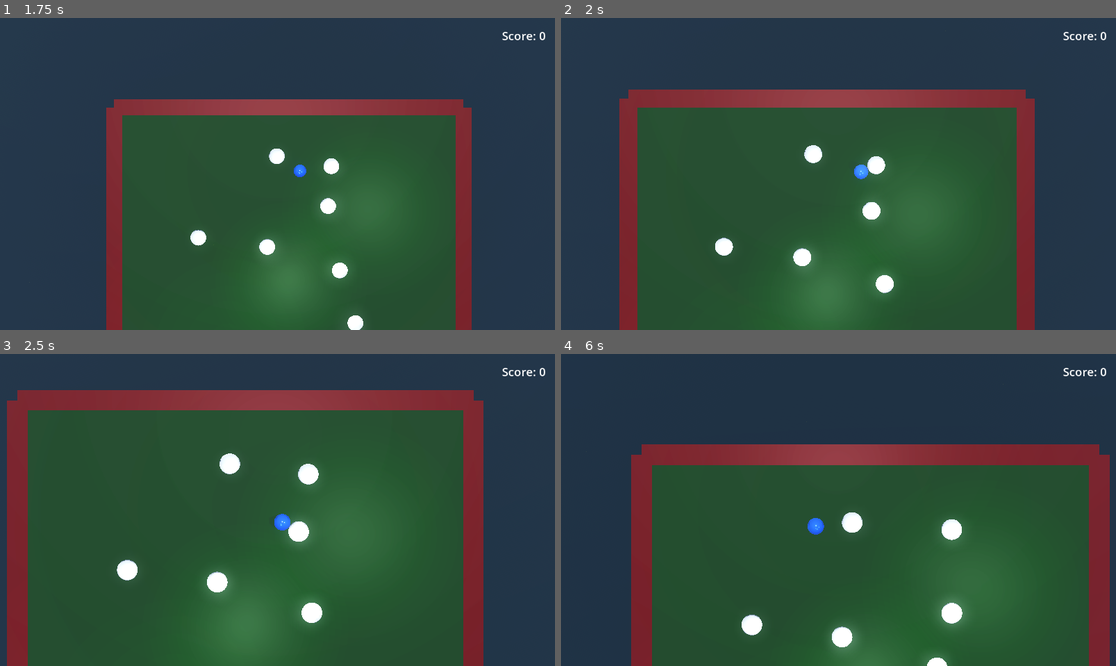
Above: before the commit, frames 1-4 (two rows, left to right).
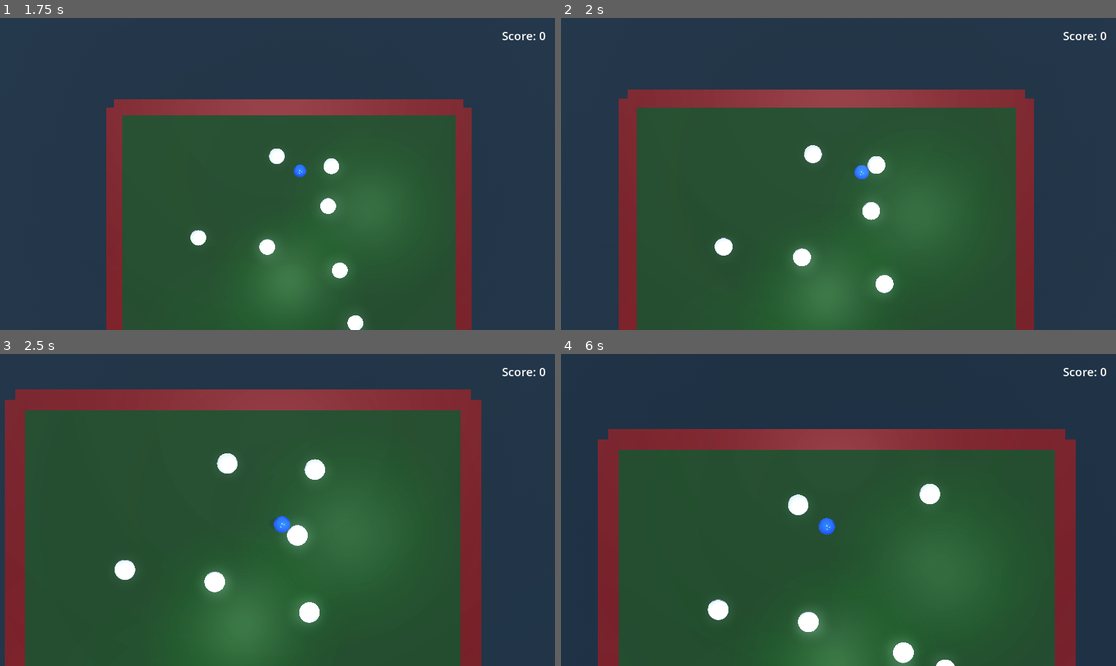
Above: after the commit, the same moments.

Repository: bluehexagons/snakeproject
Game: Godot game, scene res://scenes/main_menu.tscn
Two runs of this game, one before a commit and one after it. Both use one fixed random seed, a clock stepped at 60 frames per second and the inputs below.
Inputs:
- Up to frame 1 (1.75 s): click "New Game" at 0.5 s; hold D (move_right) from 1.28 s (still down)
- Up to frame 2 (2 s): keep holding D (move_right)
- Up to frame 3 (2.5 s): release D (move_right) at 2.03 s; hold S (move_down) from 2.03 s (still down)
- Up to frame 4 (6 s): release S (move_down) at 2.78 s; hold D (move_right) 2.78-3.53 s; hold W (move_up) 3.53-4.28 s; hold A (move_left) 4.28-5.78 s; hold S (move_down) from 5.78 s (still down)

Frame 1 is identical in both runs. In frame 2, 0.4% of the frame differs, in the area x 10-86%, y 22-100%; in frame 3, 2.3%; in frame 4, 24%, in the area x 6-99%, y 24-100%.

Commit message:
(w/AI) Multi-body collisions and optimizations

Diff:
--- a/scripts/collision_handler.gd
+++ b/scripts/collision_handler.gd
@@ -18,7 +18,62 @@
 const MIN_BARRIER_BOUNCE_SPEED = 2.0  # Minimum speed after barrier bounce
 const DEFAULT_MASS = 1.0
 
+# New constants for optimization
+const MAX_IMPULSE = 1000.0  # Cap maximum collision response
+const FORCE_DISSIPATION_FACTOR = 0.7  # Reduce force in tight clusters
+const PROXIMITY_GRID_SIZE = 2.0  # Size of spatial grid cells
+const MAX_BODIES_PER_CELL = 8  # Limit checks in dense areas
+const CLUSTER_CHECK_RADIUS = 3.0  # Radius to check for clustered objects
+
+# Spatial partitioning for broad phase
+var proximity_grid = {}
+var frame_index: int = 0
+
+func _physics_process(_delta):
+	# Clear grid each physics frame
+	proximity_grid.clear()
+	frame_index += 1
+
+func get_grid_cell(pos: Vector3) -> Vector2i:
+	return Vector2i(
+		floor(pos.x / PROXIMITY_GRID_SIZE),
+		floor(pos.z / PROXIMITY_GRID_SIZE)
+	)
+
+func add_to_grid(body: Node3D, cell: Vector2i):
+	var key = str(cell)
+	if !proximity_grid.has(key):
+		proximity_grid[key] = []
+	if proximity_grid[key].size() < MAX_BODIES_PER_CELL:
+		proximity_grid[key].append(body)
+
+func get_nearby_bodies(pos: Vector3) -> Array:
+	var cell = get_grid_cell(pos)
+	var nearby = []
+
+	# Check 3x3 grid of cells
+	for x in range(-1, 2):
+		for z in range(-1, 2):
+			var check_cell = cell + Vector2i(x, z)
+			var key = str(check_cell)
+			if proximity_grid.has(key):
+				nearby.append_array(proximity_grid[key])
+
+	return nearby
+
 func handle_collision(body_a: CharacterBody3D, body_b: Node, collision_normal: Vector3, delta: float) -> void:
+	# Add bodies to spatial grid
+	var cell_a = get_grid_cell(body_a.global_position)
+	add_to_grid(body_a, cell_a)
+
+	if body_b is CharacterBody3D:
+		var cell_b = get_grid_cell(body_b.global_position)
+		add_to_grid(body_b, cell_b)
+
+	# Check for clustered collisions
+	var nearby_count = get_nearby_bodies(body_a.global_position).size()
+	var cluster_factor = clamp(float(nearby_count) / MAX_BODIES_PER_CELL, 0.0, 1.0)
+
 	# Handle barrier collisions first
 	if body_b.is_in_group("barrier"):
 		handle_barrier_collision(body_a, collision_normal, delta)
@@ -39,7 +94,15 @@
 	# Calculate velocities and impact characteristics
 	var relative_velocity = body_b.velocity - body_a.velocity
 	var normal_speed = relative_velocity.dot(collision_normal)
-	var impact_force = abs(normal_speed)
+
+	# Skip tiny collisions
+	if abs(normal_speed) < REST_THRESHOLD:
+		return
+
+	var impact_force = min(abs(normal_speed), MAX_COLLISION_SPEED)
+
+	# Apply cluster-based force reduction
+	impact_force *= (1.0 - cluster_factor * FORCE_DISSIPATION_FACTOR)
 
 	# Trigger impact flashes with calculated force
 	if body_a.has_method("handle_impact"):
@@ -47,64 +110,24 @@
 	if body_b is CharacterBody3D and body_b.has_method("handle_impact"):
 		body_b.handle_impact(impact_force)
 
-	# Calculate how head-on the collision is (1.0 = head-on, 0.0 = glancing)
-	var a_dir = body_a.velocity.normalized()
-	var b_dir = body_b.velocity.normalized()
-	var collision_alignment = abs(a_dir.dot(collision_normal))
-	var velocity_alignment = max(0.0, -a_dir.dot(b_dir))  # How opposed the velocities are
-	var impact_factor = (collision_alignment + velocity_alignment) * 0.5
+	# Calculate collision response
+	var restitution = COLLISION_BOUNCE * (1.0 - cluster_factor * 0.5)  # Reduce bounce in clusters
+	var impulse = -(1.0 + restitution) * normal_speed / ((1.0 / mass_a) + (1.0 / mass_b))
 
-	# Trigger impact flashes
-	if body_a.has_method("handle_impact"):
-		body_a.handle_impact(impact_force)
-	if body_b.has_method("handle_impact"):
-		body_b.handle_impact(impact_force)
+	# Cap maximum impulse
+	impulse = clamp(impulse, -MAX_IMPULSE, MAX_IMPULSE)
 
-	# Scale effects based on impact_factor
-	var velocity_loss = lerp(1.0, VELOCITY_LOSS_ON_COLLISION, impact_factor)
-	var friction_scale = impact_factor
-	var restitution = COLLISION_BOUNCE * ENERGY_TRANSFER * impact_factor
+	# Apply impulse with cluster-based reduction
+	var force_scale = 1.0 - (cluster_factor * FORCE_DISSIPATION_FACTOR)
+	body_a.velocity -= collision_normal * (impulse / mass_a) * force_scale
+	if body_b is CharacterBody3D:
+		body_b.velocity += collision_normal * (impulse / mass_b) * force_scale
 
-	# Apply scaled velocity loss
-	body_a.velocity *= velocity_loss
-	body_b.velocity *= velocity_loss
-
-	# Handle static friction for rocks with scaled effect
-	var rock_mass_multiplier = lerp(1.0, 3.0, impact_factor)
-	if body_a.is_in_group("rock") and relative_velocity.length() < STATIC_BREAKAWAY_FORCE:
-		mass_a *= rock_mass_multiplier
-	if body_b.is_in_group("rock") and relative_velocity.length() < STATIC_BREAKAWAY_FORCE:
-		mass_b *= rock_mass_multiplier
-
-	# Calculate impulse with scaled restitution
-	var impulse_magnitude = -(1.0 + restitution) * normal_speed
-	impulse_magnitude /= (1.0 / mass_a) + (1.0 / mass_b)
-
-	# Apply impulses
-	var impulse = collision_normal * impulse_magnitude
-	var vel_change_a = -impulse / mass_a
-	var vel_change_b = impulse / mass_b
-
-	# Apply scaled friction
-	var tangent_velocity = relative_velocity - (normal_speed * collision_normal)
-	if tangent_velocity.length_squared() > 0.001:
-		var tangent = tangent_velocity.normalized()
-		var friction_impulse = -tangent * abs(impulse_magnitude) * FRICTION_COEFFICIENT * friction_scale
-
-		vel_change_a -= friction_impulse / mass_a
-		vel_change_b += friction_impulse / mass_b
-
-	# Apply final velocity changes
-	body_a.velocity += vel_change_a
-	body_b.velocity += vel_change_b
-
-	# Apply separation (always needed regardless of collision type)
-	var separation_vector = (body_b.global_position - body_a.global_position)
-	var penetration = MINIMUM_SEPARATION - separation_vector.length()
-	if penetration > 0:
-		var separation = collision_normal * SEPARATION_FORCE * delta * penetration
-		body_a.velocity -= separation / mass_a
-		body_b.velocity += separation / mass_b
+	# Apply separation to prevent sticking
+	var separation = collision_normal * SEPARATION_FORCE * delta
+	body_a.velocity -= separation
+	if body_b is CharacterBody3D:
+		body_b.velocity += separation
 
 func handle_static_collision(body: CharacterBody3D, collision_normal: Vector3, _delta: float) -> void:
 	var impact_speed = body.velocity.dot(collision_normal)  # Used in calculation
--- a/scripts/physics_object.gd
+++ b/scripts/physics_object.gd
@@ -134,7 +134,7 @@
     if flash_intensity <= 0.0:
         return
 
-    flash_intensity = 1.0 - (1.0 - flash_intensity) * 0.9 + flash_intensity
+    flash_intensity = 1.0 - (1.0 - flash_intensity) * 0.95 + flash_intensity
 
     # Create flash material that respects current state colors
     var flash_material = current_material.duplicate()
--- a/scripts/segment.gd
+++ b/scripts/segment.gd
@@ -23,6 +23,8 @@
 const RECOVERY_DURATION = 1.0         # Slightly faster recovery
 const RECOVERY_EASE_POWER = 1.5       # How quickly targeting recovers (higher = more sudden)
 const PLAYER_PULL_REDUCTION = 0.9  # Reduce pull force when targeting player
+const CLUSTER_FORCE_REDUCTION = 0.7  # Reduce forces when in tight clusters
+const MAX_NEARBY_SEGMENTS = 5  # Threshold for considering an area "crowded"
 
 var target: Node3D
 var smoothed_velocity: Vector3
@@ -112,6 +114,10 @@
 	growth_timer = GROWTH_DURATION  # Mark growth as complete
 
 func _physics_process(delta):
+	# Add early exit for extreme velocities
+	if velocity.length() > PhysicsConstants.SEGMENT_MAX_SPEED * 2.0:
+		velocity = velocity.normalized() * PhysicsConstants.SEGMENT_MAX_SPEED
+
 	if is_growing:
 		growth_timer += delta
 		var t = growth_timer / GROWTH_DURATION
@@ -135,6 +141,9 @@
 	# Calculate spring force with spawn reduction
 	var spring_multiplier = lerp(INITIAL_SPRING_REDUCTION, 1.0, 1.0 - (spawn_timer / 0.5))
 	var current_stiffness = SPRING_STIFFNESS * spring_multiplier
+	var spring_force = Vector3.ZERO
+	var damping_force = Vector3.ZERO
+	var collision_handler = get_node("/root/CollisionHandler")
 
 	if is_instance_valid(target):
 		# Calculate target distance based on current scales
@@ -145,9 +154,6 @@
 		var current_distance = to_target.length()
 
 		if current_distance > 0:
-			var spring_force = Vector3.ZERO
-			var damping_force = Vector3.ZERO
-
 			# Calculate forces but only apply if not in recovery or gradually during recovery
 			var target_direction = to_target.normalized()
 			var desired_pos = target.global_position - target_direction * adjusted_distance
@@ -174,6 +180,17 @@
 
 				spring_force = to_desired * current_stiffness * force_multiplier * delta
 				damping_force = -velocity * SPRING_DAMPING * delta
+
+				 # Get nearby bodies for cluster detection
+				var nearby = collision_handler.get_nearby_bodies(global_position)
+				var nearby_count = nearby.size()
+
+				# Calculate cluster factor
+				var cluster_factor = clamp(float(nearby_count) / MAX_NEARBY_SEGMENTS, 0.0, 1.0)
+
+				# Reduce spring forces in crowded areas
+				spring_force *= (1.0 - cluster_factor * CLUSTER_FORCE_REDUCTION)
+				damping_force *= (1.0 - cluster_factor * CLUSTER_FORCE_REDUCTION * 0.5)
 
 				# Apply forces
 				velocity += spring_force + damping_force
@@ -208,7 +225,6 @@
 
 	has_collision = false  # Reset collision flag
 	var collision = move_and_collide(velocity * delta)
-	var collision_handler = get_node("/root/CollisionHandler")
 	if collision:
 		has_collision = true
 		last_collision_normal = collision.get_normal()
